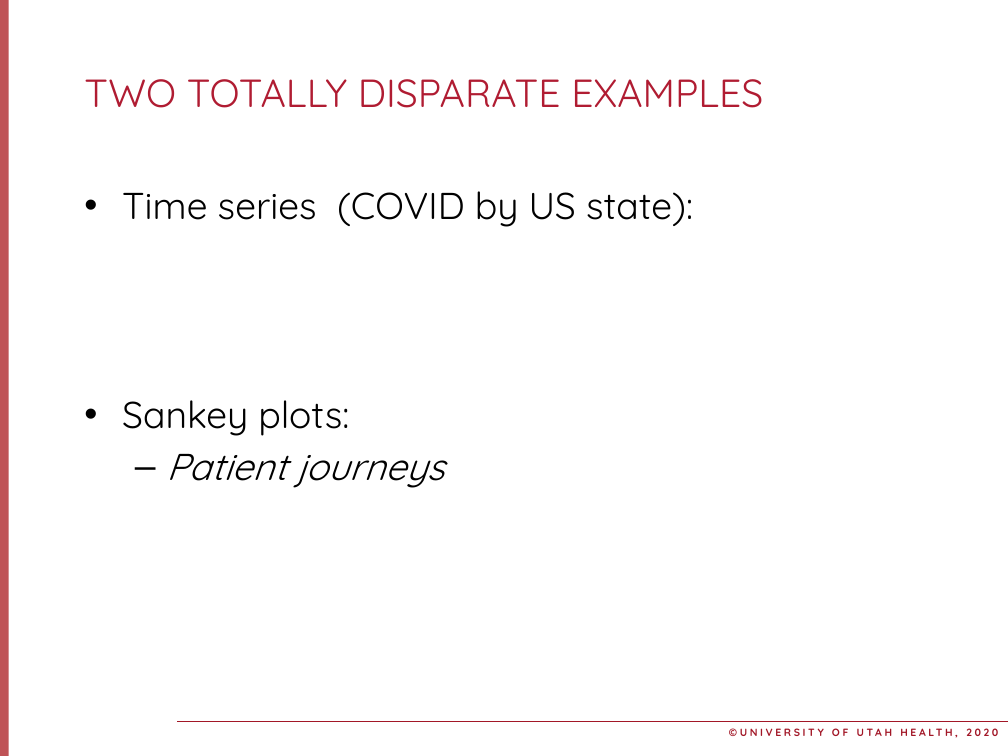
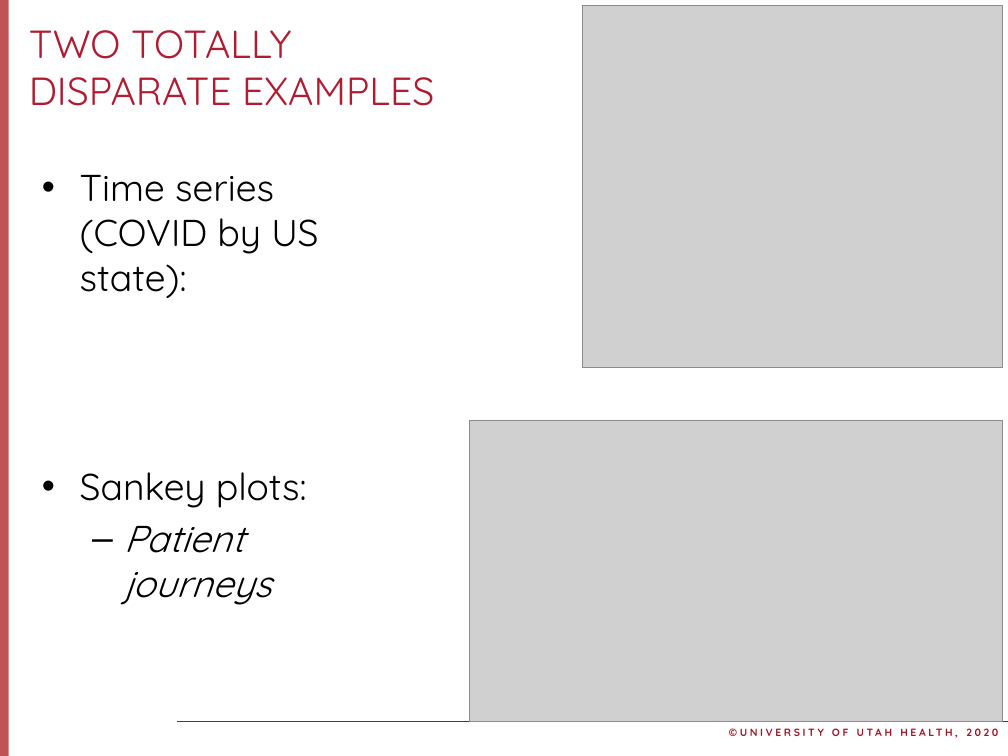
Before and after one commit to andystats/Jenny_Informatics_class, a slide deck: slide 5 of Session 2/10.28.2020 Session 2.pptx. Drawn at 1008x756 pixels with LibreOffice and Linux fonts; fonts in the diff are those of the drawing; grey boxes stand for pictures; background and template pictures are left out. Boxes give left, top, right and bottom in pixels: in the first picture for what was removed or moved away, otherwise in the second. Text is boxed around its words. In the diff, an @@ line names an element or a change of style, - is before the commit and + after.

```diff
--- a/Session 2/10.28.2020 Session 2.pptx
+++ b/Session 2/10.28.2020 Session 2.pptx
@@ title "TWO TOTALLY DISPARATE EXAMPLES" rewrapped from (84,79,763,108) to (29,30,434,106) @@
@@ picture added at (582,5,1002,367) @@
@@ text "Time series (COVID by US ..." rewrapped from (122,191,693,488) to (80,175,318,605) @@
@@ picture added at (469,420,1002,722) @@
```
Also in this commit, not shown: 1 other slide changed, 7 slides added, 8 other files.
